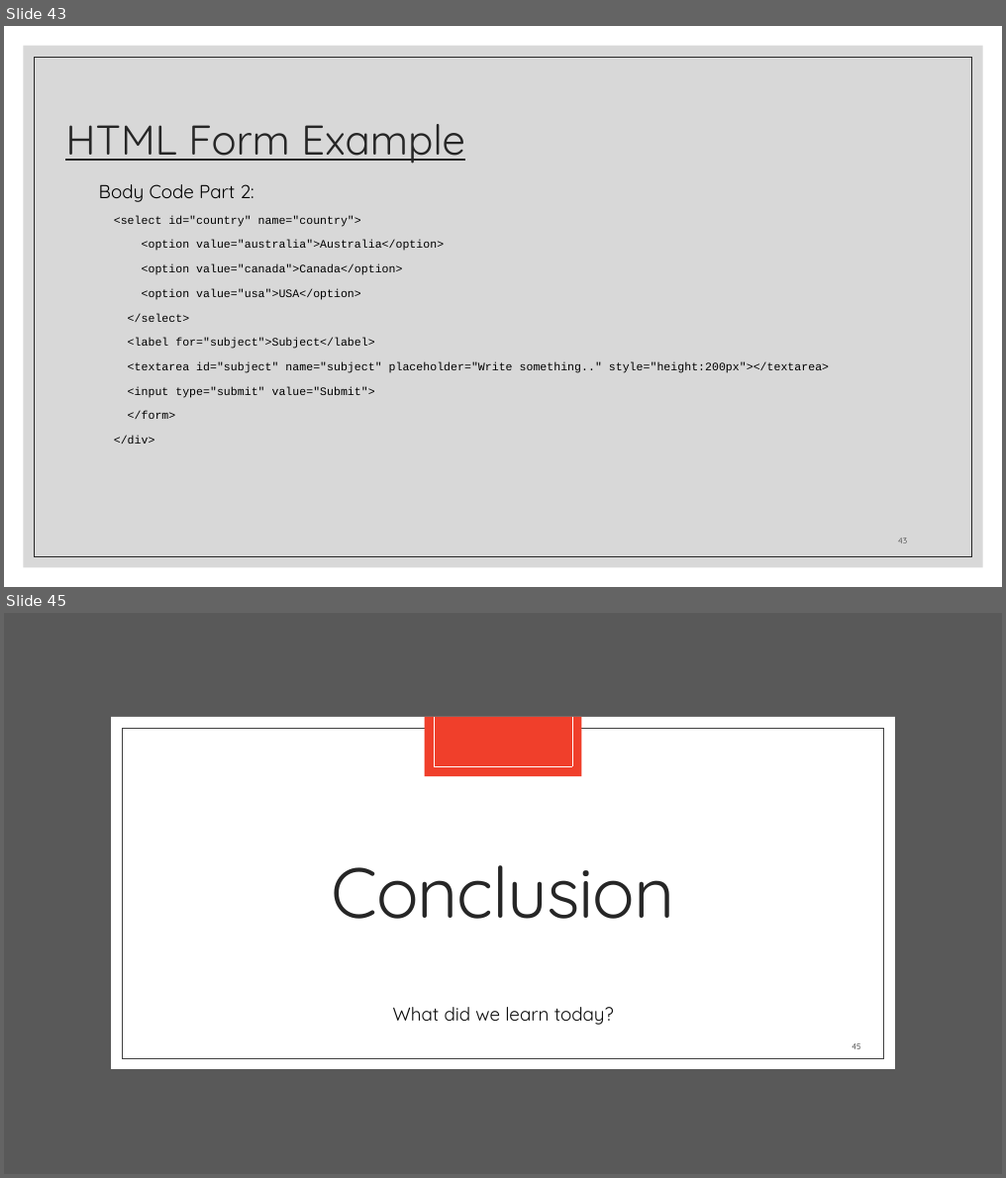
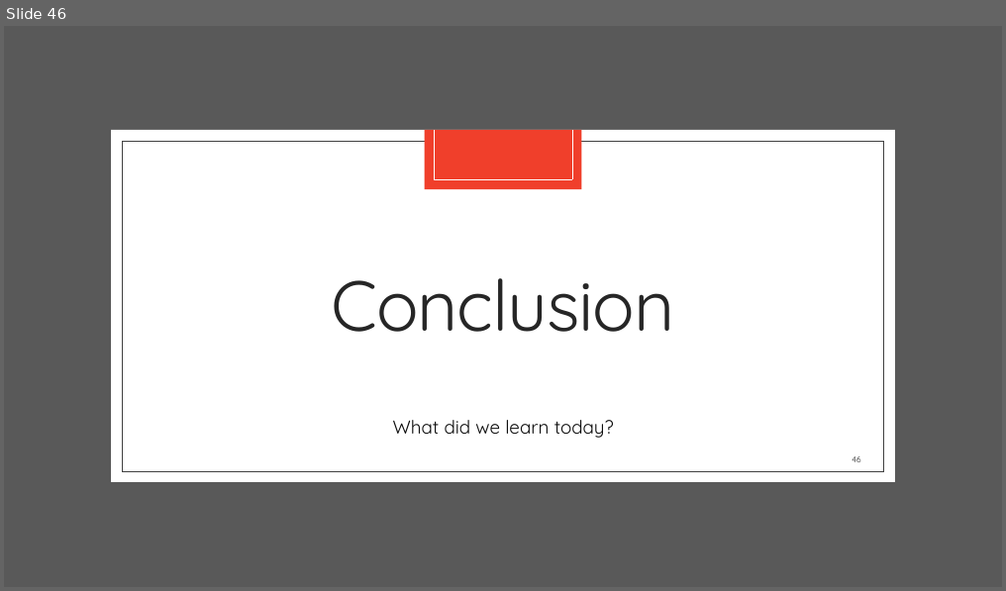
Before and after one commit to zackstotts/base-node-curriculum, a slide deck: unit_00/html_review/02 HTML Forms.pptx. Shown one above the other, each under a label of ours: slides 43 and 45 before the commit, slide 46 after it; the slides between them are not shown. The pictures are 1006x1178 and 1006x591 pixels, drawn with LibreOffice and Linux fonts; fonts in the diff are those of the drawing. Boxes give left, top, right and bottom in pixels: in the first picture for what was removed or moved away, otherwise in the second. Text is boxed around its words. In the diff, an @@ line names an element or a change of style, - is before the commit and + after.

Commit message:
Updating forms slides and examples

```diff
--- a/unit_00/html_review/02 HTML Forms.pptx
+++ b/unit_00/html_review/02 HTML Forms.pptx
@@ slide 43 removed at (4,26,1002,587), background #FFFFFF @@
@@ rectangle removed at (24,46,983,568) @@
@@ rectangle removed at (35,57,972,557) @@
@@ title removed at (65,124,465,164) @@
-HTML Form Example
@@ text removed at (99,184,829,398) @@
-Body Code Part 2:
-<select id="country" name="country">
-<option value="australia">Australia</option>
-<option value="canada">Canada</option>
-<option value="usa">USA</option>
-</select>
-<label for="subject">Subject</label>
-<textarea id="subject" name="subject" placeholder="Write something.." style="height:200px"></textarea>
-<input type="submit" value="Submit">
-</form>
-</div>
@@ page number removed at (898,538,907,544) @@
-43
@@ what was slide 45 is now slide 46 @@
```
Also in this commit, not shown: 4 slides changed, 9 slides added, 7 other slides removed, 3 other files.
